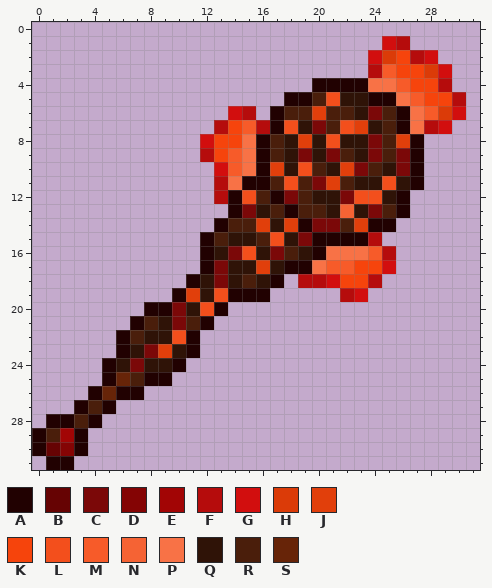
Pixel-art sprite: Items/Weapons/MagmaticStaff.png. Above is the file before it was changed.
The file is 64x64 pixels, drawn in blocks of 2x2; one block is one cell here.
Palette (. is transparent): A #210101  B #660303  C #7b0808  D #840404  E #a20505  F #b50c0c  G #d20e0e  H #db3b08  J #e13f0b  K #f6440c  L #f34f1c  M #f75b29  N #f56334  P #f87246  Q #2f1307  R #4a1e0b  S #672408
The result:
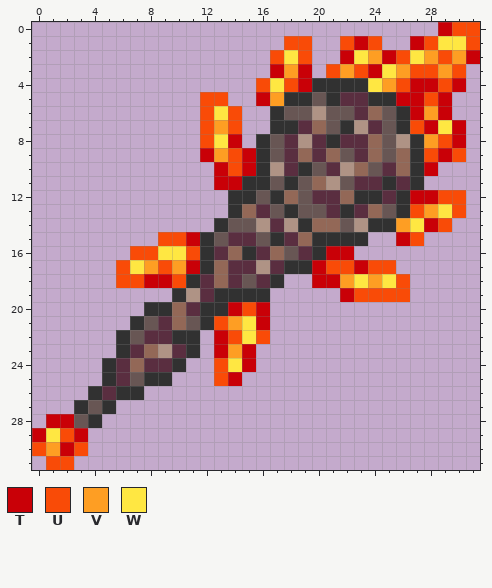
Colours new in this view: T #c90007  U #f94b07  V #fe9e23  W #ffe742
Diff:
colour A: #210101 -> #313131
colour C: #7b0808 -> #936857
colour J: #e13f0b -> #af9385
colour Q: #2f1307 -> #5a2e40
colour R: #4a1e0b -> #685654
Changed rows in their new state; - is a pixel that keeps its letter.
first column x 0:
 0 -----------------------------TUU
 1 ------------------UU--UTU..TUWWU
 2 -----------------UWU--TWVTUWVUVT
 3 -----------------TVT-UVUTWVUUVU-
 4 ----------------UWUT----WVUTTUT-
 5 ------------UU--TV---A----TTUT.-
 6 ------------UWU.-----------TVT.-
 7 ------------UVU..-A---A----UTWT-
 8 ------------UWT.-----A------VUT-
 9 ------------TVUT------------UTU-
10 -------------TUT---A--------T---
11 -------------TT---A------A------
12 -------------.-A-------AA--TTUU-
13 ----------------------A----UVWU-
14 --------------------------VWTU--
15 ---------UUT-----A------.-TU----
16 -------UUWWU---A-----TT...------
17 ------UWVUVT--------TUUTUU------
18 ------UUTTU--------.TTVWVWU-----
19 -------------A--------TUUUU-----
20 ------------A-TUT---------------
21 -------------UVWT---------------
22 ----------A--TUWU---------------
23 -------------TVT----------------
24 -------------UWT----------------
25 ------Q------UT-----------------
26 -----Q--------------------------
28 -TT-----------------------------
29 TWUT----------------------------
30 UVTU----------------------------
31 -UU-----------------------------
